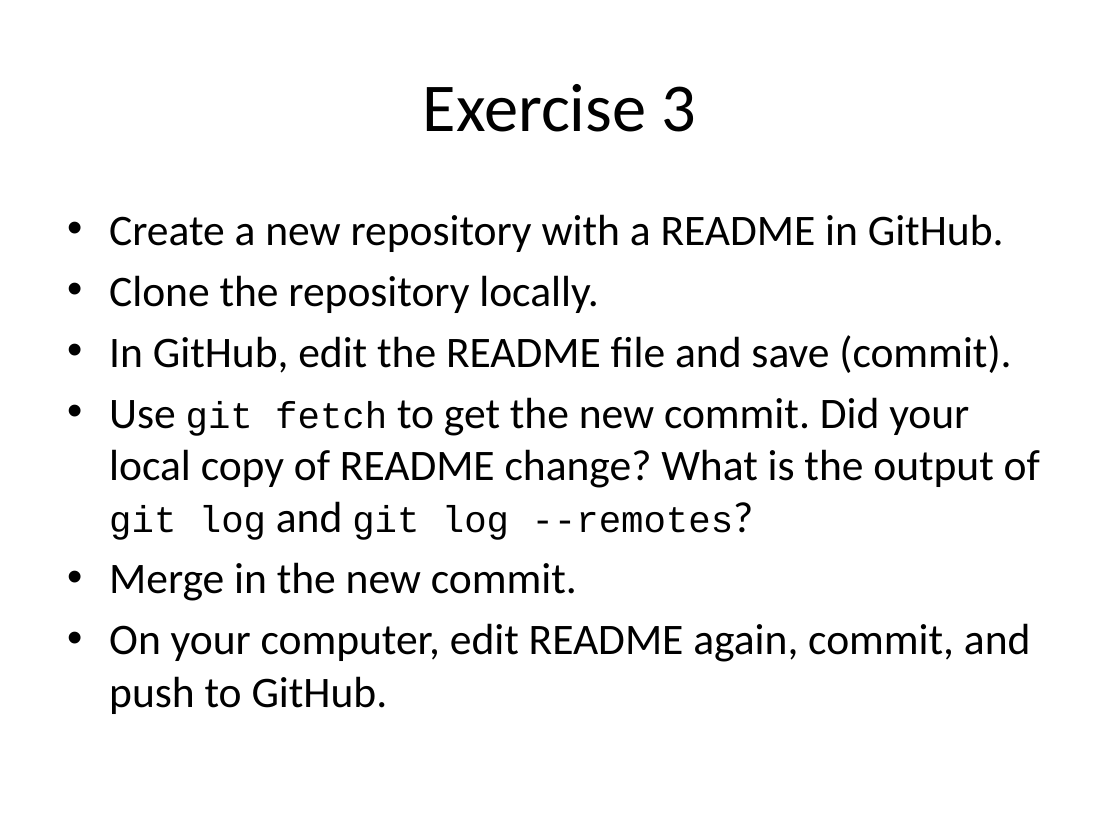
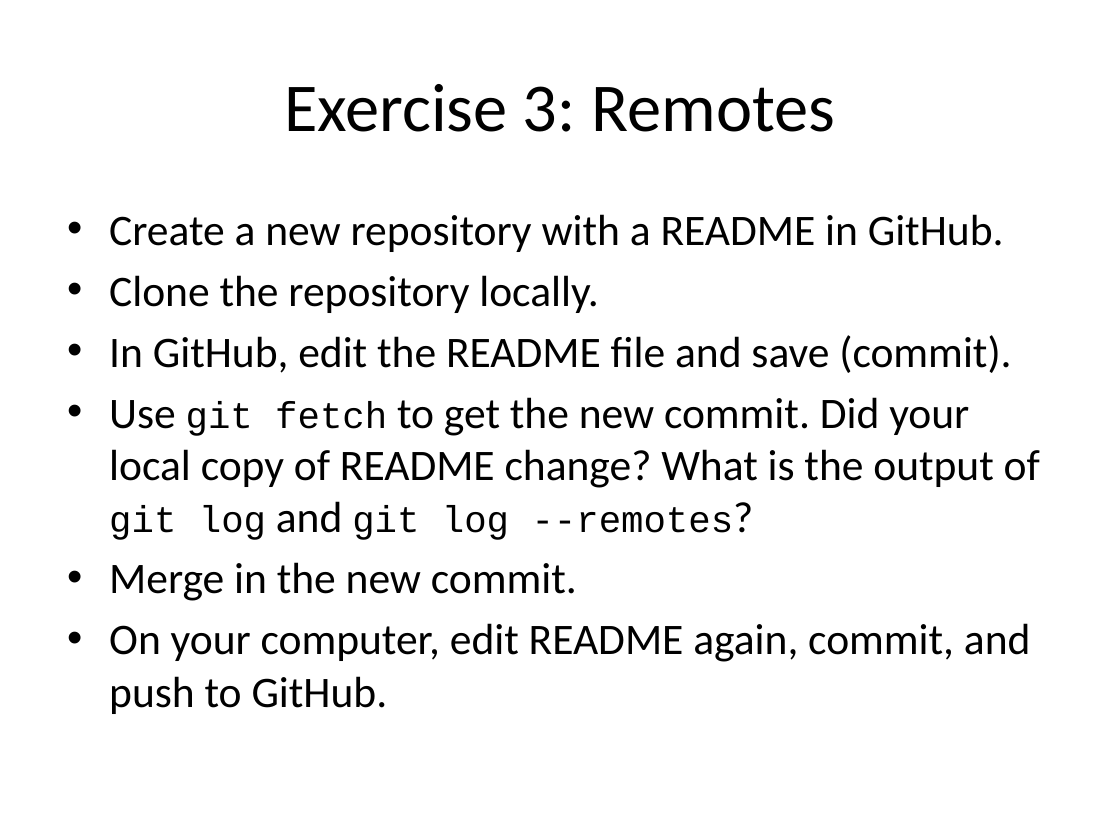
Before and after one commit to nuitrcs/intermediate-git-workshop, a slide deck: slide 12 of Intermediate Git and GitHub.pptx. Drawn at 1120x840 pixels with LibreOffice and Linux fonts; fonts in the diff are those of the drawing; background and template pictures are left out. Boxes give left, top, right and bottom in pixels: in the first picture for what was removed or moved away, otherwise in the second. Text is boxed around its words. In the diff, an @@ line names an element or a change of style, - is before the commit and + after.

```diff
--- a/Intermediate Git and GitHub.pptx
+++ b/Intermediate Git and GitHub.pptx
@@ title at bbox=[284, 84, 835, 132]: text changed @@
-Exercise 3
+Exercise 3: Remotes
```
Also in this commit, not shown: 2 other slides changed, 12 slides added.
